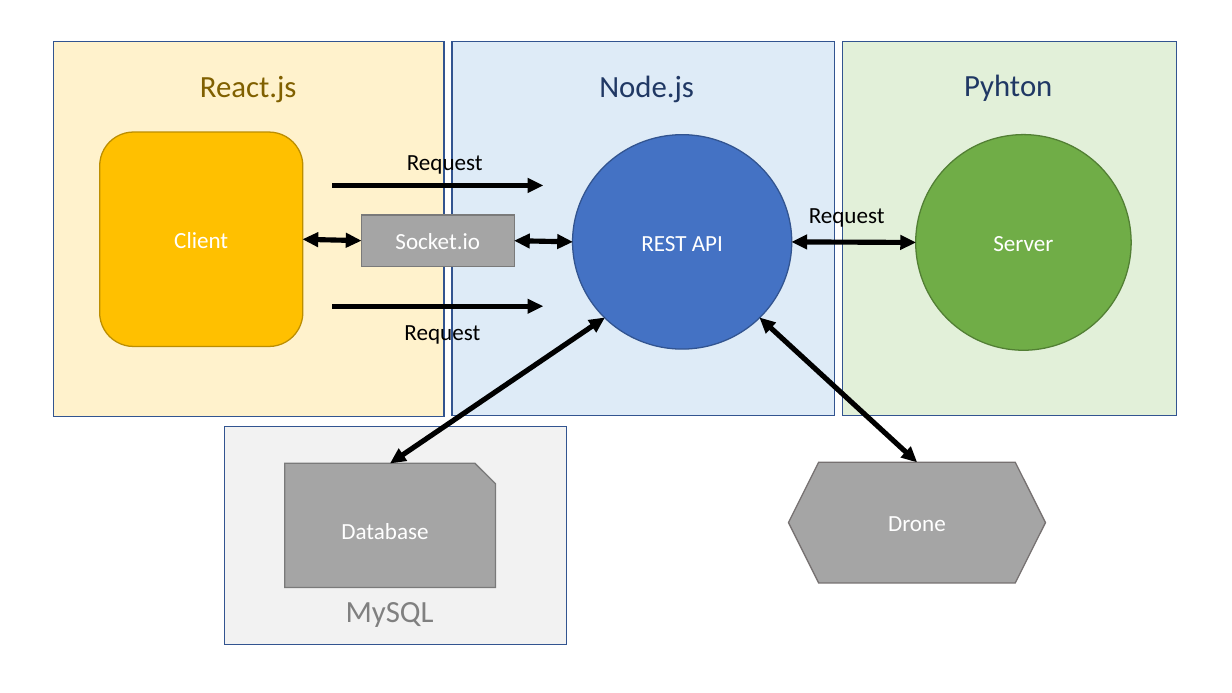
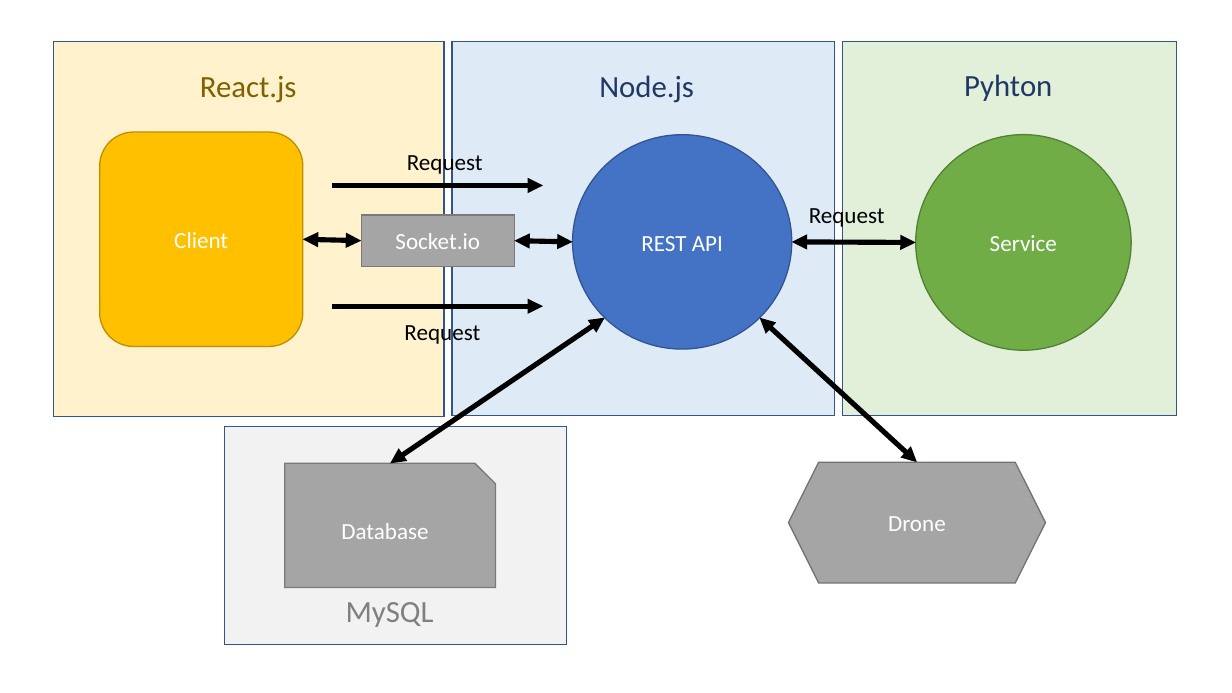
Before and after one commit to ultimate-dev/mobys, a slide deck: slide 2 of mobys-docs/1.pptx. Drawn at 1232x693 pixels with LibreOffice and Linux fonts; fonts in the diff are those of the drawing. Boxes give left, top, right and bottom in pixels: in the first picture for what was removed or moved away, otherwise in the second. Text is boxed around its words. In the diff, an @@ line names an element or a change of style, - is before the commit and + after.

Commit message:
Service Img

```diff
--- a/mobys-docs/1.pptx
+++ b/mobys-docs/1.pptx
@@ text in ellipse at (x1=990, y1=235, x2=1057, y2=251): text changed @@
-Server
+Service
```
Also in this commit, not shown: 1 other slide changed, 4 other files.
